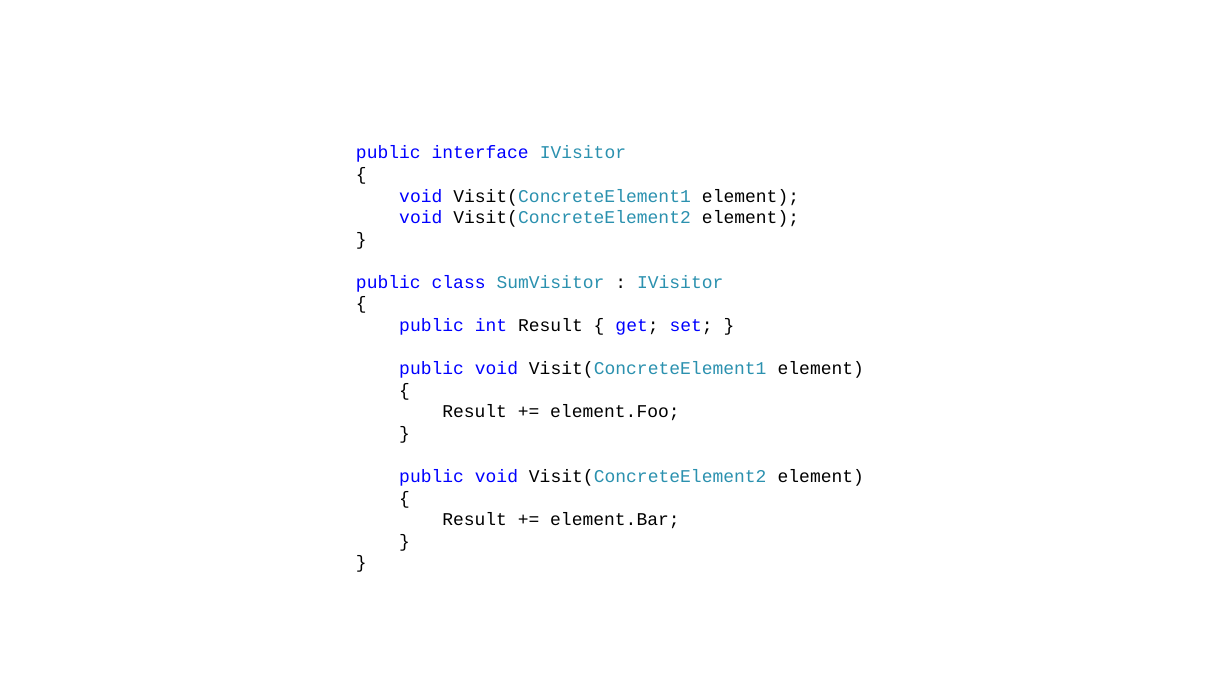
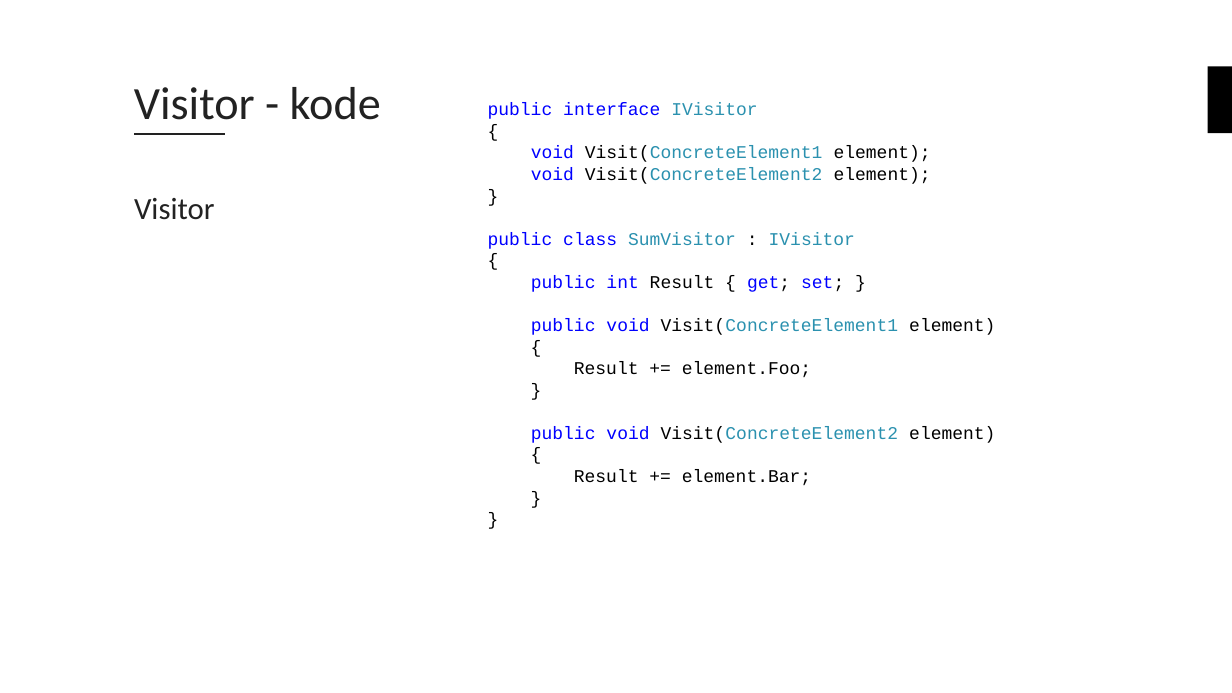
Before and after one commit to bouvet/VisitorAndStrategyPattern, a slide deck: slide 5 of Presentasjon.pptx. Drawn at 1232x693 pixels with LibreOffice and Linux fonts; fonts in the diff are those of the drawing; background and template pictures are left out. Boxes give left, top, right and bottom in pixels: in the first picture for what was removed or moved away, otherwise in the second. Text is boxed around its words. In the diff, an @@ line names an element or a change of style, - is before the commit and + after.

```diff
--- a/Presentasjon.pptx
+++ b/Presentasjon.pptx
@@ title added at bbox=[134, 87, 381, 120], 36 pt, text #222222 @@
+Visitor - kode
@@ rectangle added at bbox=[1208, 67, 1232, 133], fill #000000 @@
@@ text "public interface IVisitor": place and size @@
-text "public interface IVisitor" at bbox=[356, 146, 864, 529]
+text "public interface IVisitor" at bbox=[488, 103, 995, 485]
@@ line added from (134, 134) to (226, 134), #222222 2 pt @@
@@ text added at bbox=[134, 198, 215, 220], 24 pt, text #222222 @@
+Visitor
```
Also in this commit, not shown: 5 other slides changed, 1 slide added, 1 slide removed.
